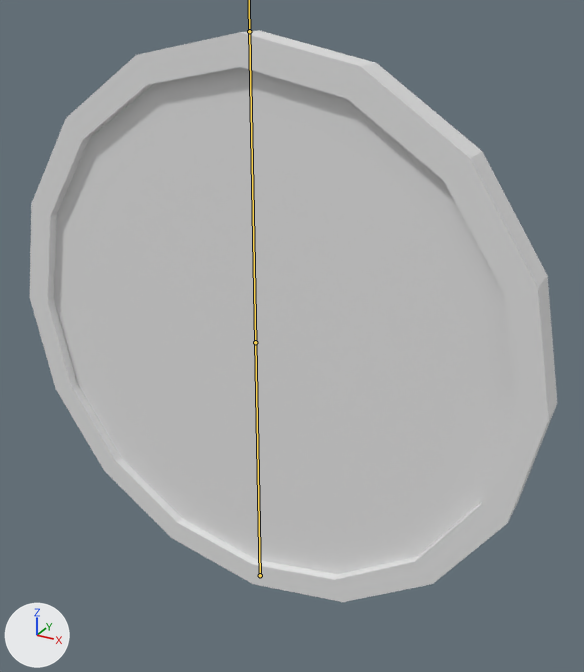
The FBX model Assets/Model/SM_Coin.fbx: old version first, new version second.
One viewpoint serves both versions: a 50 mm lens placed at (0.785, -1.275, 1.261), pointed at (0.061, 0.04, 0.603). Arrows for +X, +Y and +Z are at lower left; the lights stay in place. Both versions are drawn at frame 1 of the action '骨架.003|coin_death'; the numbers are the values there. The bones that bend it are drawn over the model as lines.

Objects in the first picture: '柱体.003'.
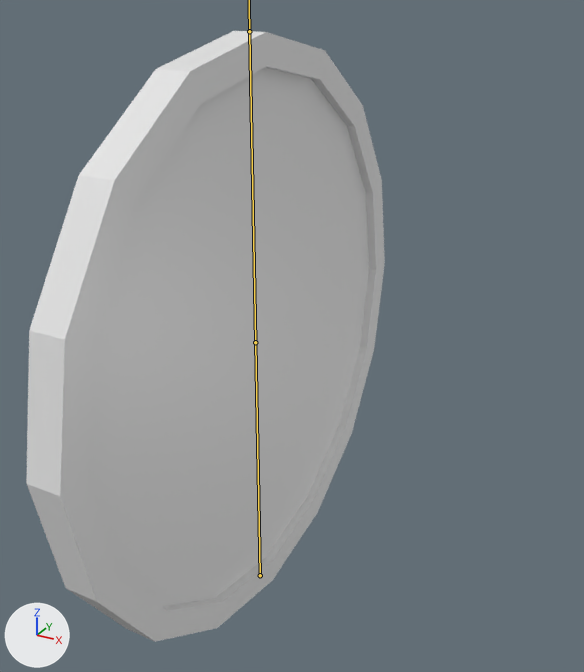
Changed parts and their boxes [x1, y1, x2, y2] in the pictures (584 x 672 px):
'柱体.003', posed (32% narrower, 7% taller)
    before: [30, 30, 557, 602]
    after: [27, 31, 385, 642]

The edits, one by one:
Object '骨架.003' (bone_rig_object) turns from (0, 0, 0) to (0, 0, 90) degrees about its own x, y and z.
